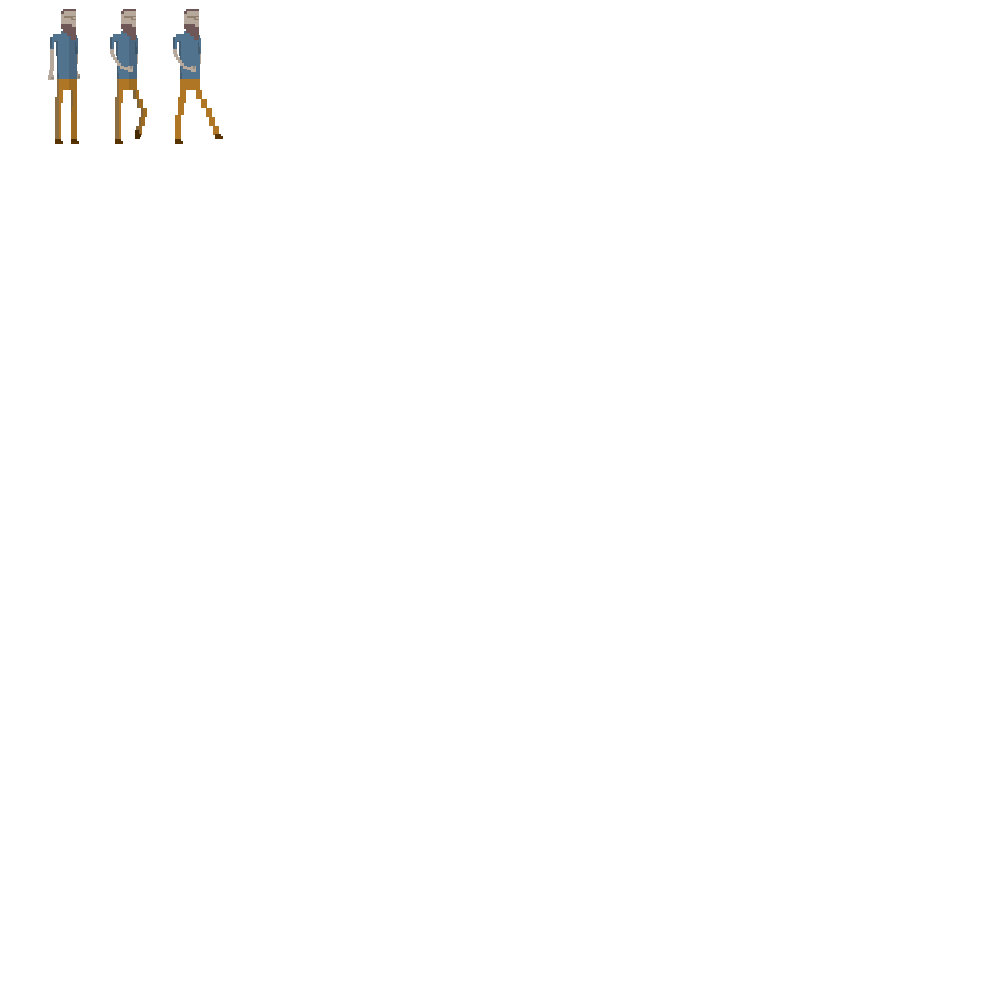
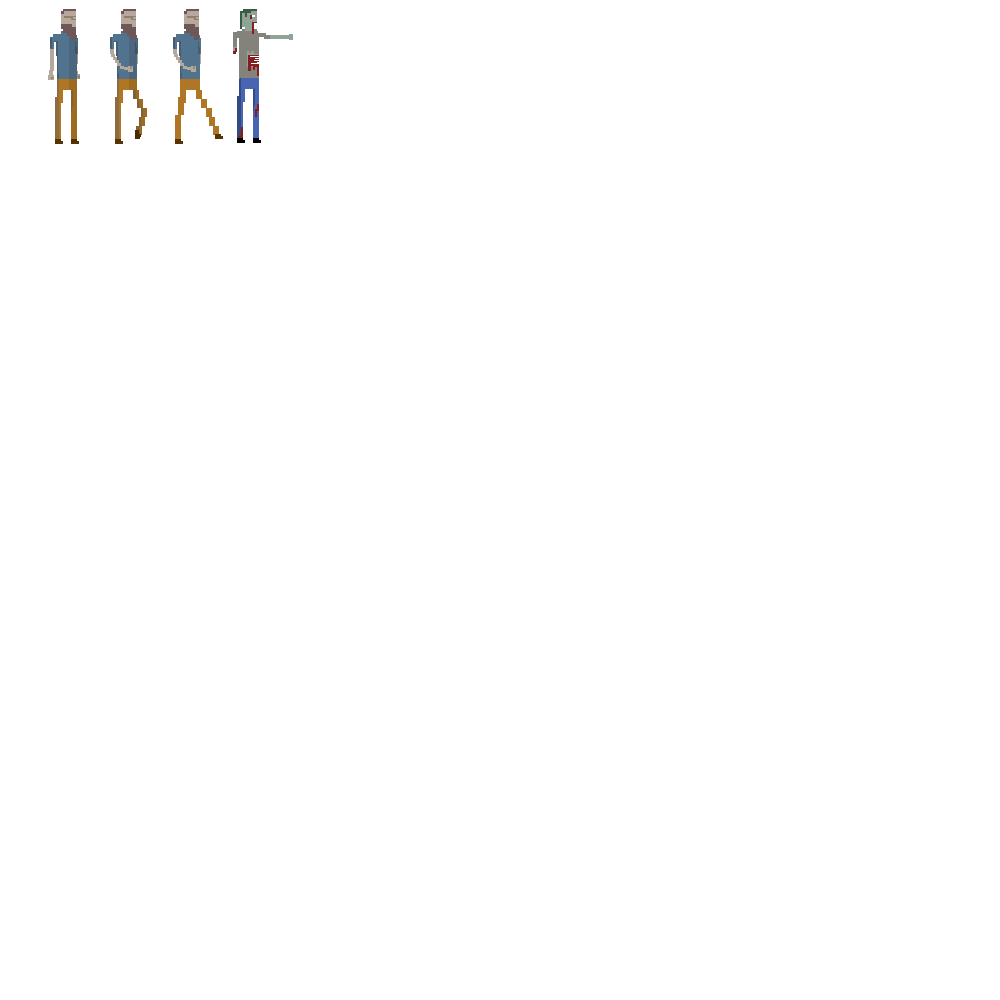
Revision of a layered w=1000, h=1000 image; what changed, layer by layer:
added group "Zombie 1" with 17 layers above "Character Running-right 2" over [233, 9, 293, 143]
added group "Head" (1st of 5, in "Zombie 1") with 4 layers in group "Zombie 1" over [240, 9, 257, 34]
added layer "Blood" in group "Head" over [250, 15, 257, 34]
added layer "Hair" (1st of 2, in "Zombie 1" › "Head") in group "Head" over [240, 9, 257, 29]
added layer "Head" (2nd of 5, in "Zombie 1" › "Head") in group "Head" over [241, 9, 257, 31]
added group "Body" with 6 layers in group "Zombie 1" over [233, 29, 293, 79]
added layer "Layer 20" in group "Body" over [248, 55, 259, 76]
added layer "Layer 19" in group "Body" over [247, 51, 259, 67]
added layer "Layer 18" in group "Body" over [270, 34, 293, 40]
added layer "Layer 17" in group "Body" over [233, 48, 237, 54]
added layer "Layer 16" in group "Body" over [233, 47, 237, 51]
added layer "Layer 15" in group "Body" over [233, 29, 272, 79]
added group "Legs copy 4" with 4 layers in group "Zombie 1" over [237, 78, 261, 143]
added layer "Layer 21" in group "Legs copy 4" over [238, 104, 259, 138]
added layer "Shoes copy 3" in group "Legs copy 4" over [237, 138, 261, 143]
added layer "Pants Shadow copy 3" in group "Legs copy 4" over [237, 78, 255, 138]
added layer "Pants copy" in group "Legs copy 4" over [237, 78, 259, 141]
